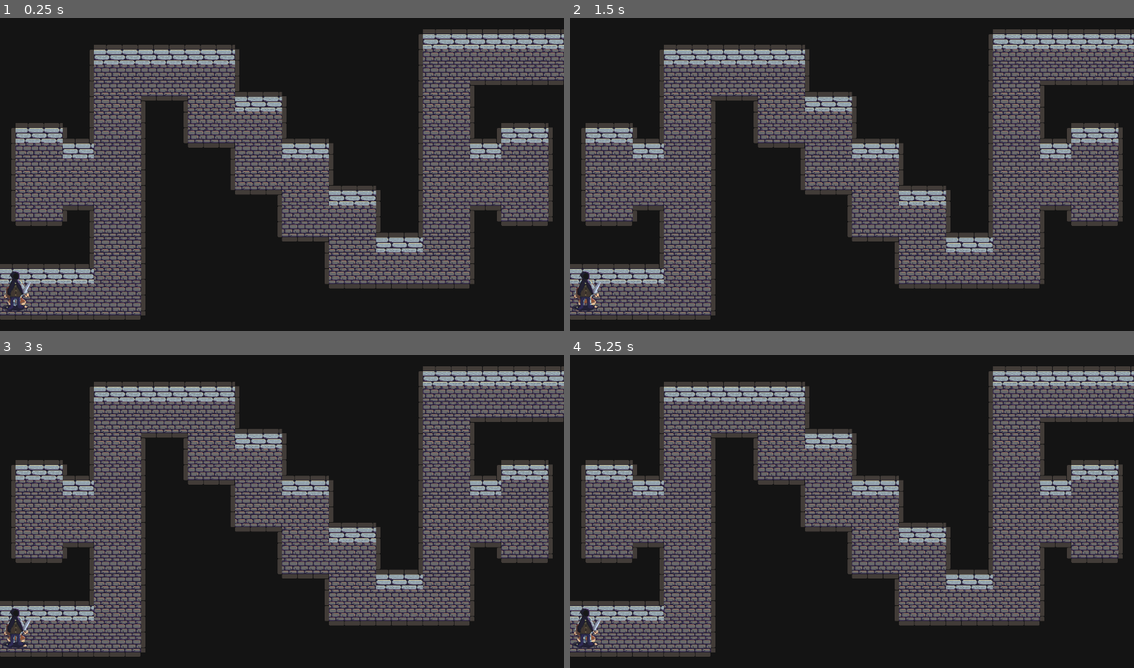
Above: before the commit, frames 1-4 (two rows, left to right).
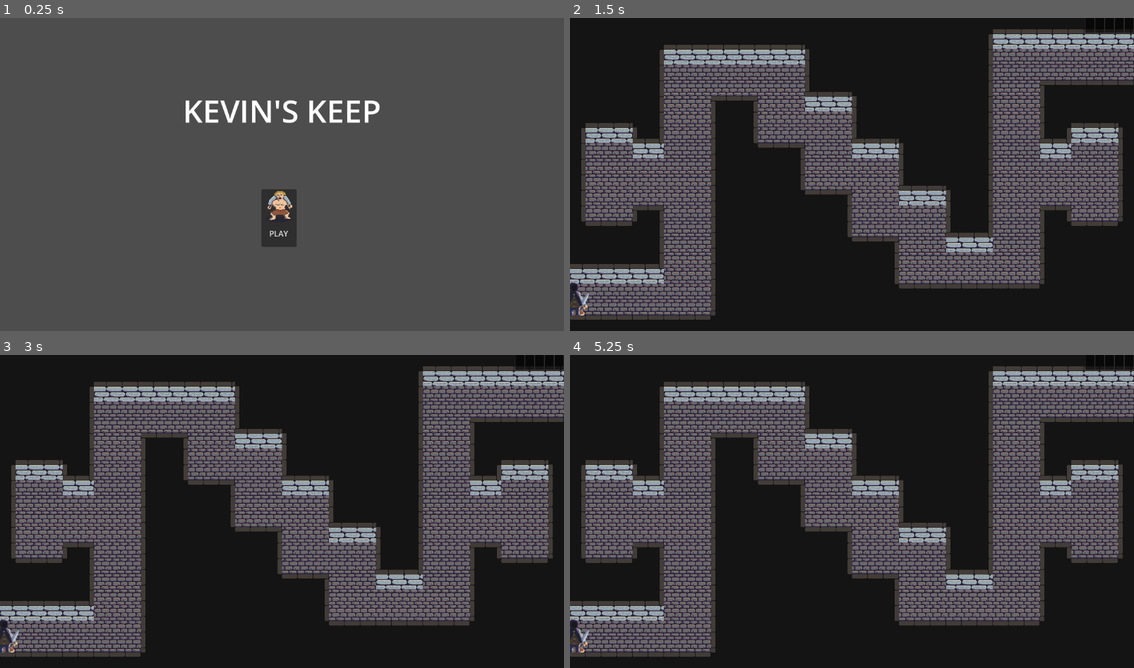
Above: after the commit, the same moments.

Repository: rpgboyari/GMTKGameJam2023
Game: Godot game, scene res://Title_Screen.tscn
The game is run twice, just before and just after one commit, with the same random seed, the same clock (stepped at 60 frames per second) and the same inputs. Before the commit the project starts from res://main.tscn. Sound files missing from this copy of the repository are replaced by a short silence.
Inputs (mouse positions are in pixels of both pictures, inside the frame that each line leads up to):
- Up to frame 1 (0.25 s): no input
- Up to frame 2 (1.5 s): click (846, 218) at 0.5 s, where only the run after the commit has a clickable "PLAY"; tap Enter (ui_accept) at 1.25 s; hold Right (ui_right) from 1.28 s (still down)
- Up to frame 3 (3 s): tap Enter (ui_accept) at 1.52, 2, 2.27, 2.75 s; release Right (ui_right) at 2.78 s; hold Left (ui_left) from 2.78 s (still down)
- Up to frame 4 (5.25 s): tap Enter (ui_accept) at 3.5, 3.77, 4.25, 4.52, 5 s; release Left (ui_left) at 3.53 s; hold Right (ui_right) 3.53-5.03 s; hold Left (ui_left) from 5.03 s (still down)

The runs differ from the first frame. In frame 1, 88% of the frame differs, in the area x 0-100%, y 0-100%; in frame 2, 0.5%; in frame 3, 0.5%; in frame 4, 0.5%.

Commit message:
stuff

Diff:
--- a/Scenes/Heroes/Archer.tscn
+++ b/Scenes/Heroes/Archer.tscn
@@ -1,12 +1,68 @@
-[gd_scene load_steps=2 format=3 uid="uid://dvauy3vkyqs2u"]
+[gd_scene load_steps=8 format=3 uid="uid://dvauy3vkyqs2u"]
 
 [ext_resource type="Script" path="res://Scripts/Heroes/Archer.gd" id="1_kl6mf"]
+[ext_resource type="Texture2D" uid="uid://bvt2wfr5nuyr4" path="res://Sprites/barbarianfront.png" id="2_f73in"]
+
+[sub_resource type="AtlasTexture" id="AtlasTexture_8ri43"]
+atlas = ExtResource("2_f73in")
+region = Rect2(0, 0, 64, 64)
+
+[sub_resource type="AtlasTexture" id="AtlasTexture_0t5w3"]
+atlas = ExtResource("2_f73in")
+region = Rect2(0, 0, 64, 64)
+
+[sub_resource type="AtlasTexture" id="AtlasTexture_ckjiv"]
+atlas = ExtResource("2_f73in")
+region = Rect2(0, 0, 64, 64)
+
+[sub_resource type="SpriteFrames" id="SpriteFrames_3qgrh"]
+animations = [{
+"frames": [{
+"duration": 1.0,
+"texture": SubResource("AtlasTexture_8ri43")
+}],
+"loop": true,
+"name": &"attacking",
+"speed": 5.0
+}, {
+"frames": [{
+"duration": 1.0,
+"texture": SubResource("AtlasTexture_0t5w3")
+}],
+"loop": true,
+"name": &"idle",
+"speed": 5.0
+}, {
+"frames": [{
+"duration": 1.0,
+"texture": SubResource("AtlasTexture_ckjiv")
+}],
+"loop": true,
+"name": &"walking",
+"speed": 5.0
+}]
+
+[sub_resource type="CapsuleShape2D" id="CapsuleShape2D_iamyp"]
+radius = 9.00986
+height = 58.0
 
 [node name="Archer" type="CharacterBody2D"]
+collision_mask = 2
 script = ExtResource("1_kl6mf")
+group_offset = Vector2(-30, -30)
+max_hp = 10
+damage = 1
+attack_time = 1.0
+walk_speed = 100
+is_ranged = true
 
 [node name="AnimatedSprite2D" type="AnimatedSprite2D" parent="."]
+position = Vector2(0, -24)
+sprite_frames = SubResource("SpriteFrames_3qgrh")
+animation = &"walking"
 
 [node name="CollisionShape2D" type="CollisionShape2D" parent="."]
+rotation = -1.56045
+shape = SubResource("CapsuleShape2D_iamyp")
 
 [node name="NavigationAgent2D" type="NavigationAgent2D" parent="."]
--- a/Scenes/Heroes/Barbarian.tscn
+++ b/Scenes/Heroes/Barbarian.tscn
@@ -1,7 +1,16 @@
-[gd_scene load_steps=17 format=3 uid="uid://b1oh4peeh0w7g"]
+[gd_scene load_steps=20 format=3 uid="uid://b1oh4peeh0w7g"]
 
 [ext_resource type="Script" path="res://Scripts/Heroes/Barbarian.gd" id="1_lgt8c"]
 [ext_resource type="Texture2D" uid="uid://cr5x2gprww0q1" path="res://Sprites/barbarianfront-Sheet.png" id="2_1mmdp"]
+[ext_resource type="Texture2D" uid="uid://bvt2wfr5nuyr4" path="res://Sprites/barbarianfront.png" id="2_be3ny"]
+
+[sub_resource type="AtlasTexture" id="AtlasTexture_b0owq"]
+atlas = ExtResource("2_be3ny")
+region = Rect2(0, 0, 64, 64)
+
+[sub_resource type="AtlasTexture" id="AtlasTexture_i7pms"]
+atlas = ExtResource("2_be3ny")
+region = Rect2(0, 0, 64, 64)
 
 [sub_resource type="AtlasTexture" id="AtlasTexture_wtjg2"]
 atlas = ExtResource("2_1mmdp")
@@ -55,6 +64,22 @@
 animations = [{
 "frames": [{
 "duration": 1.0,
+"texture": SubResource("AtlasTexture_b0owq")
+}],
+"loop": true,
+"name": &"attacking",
+"speed": 5.0
+}, {
+"frames": [{
+"duration": 1.0,
+"texture": SubResource("AtlasTexture_i7pms")
+}],
+"loop": true,
+"name": &"idle",
+"speed": 5.0
+}, {
+"frames": [{
+"duration": 1.0,
 "texture": SubResource("AtlasTexture_wtjg2")
 }, {
 "duration": 1.0,
@@ -92,7 +117,7 @@
 }],
 "loop": true,
 "name": &"walking",
-"speed": 30.0
+"speed": 15.0
 }]
 
 [sub_resource type="CapsuleShape2D" id="CapsuleShape2D_pblec"]
@@ -100,17 +125,22 @@
 height = 60.0312
 
 [node name="Barbarian" type="CharacterBody2D"]
+collision_mask = 2
 script = ExtResource("1_lgt8c")
+group_offset = Vector2(25, -20)
+max_hp = 14
+damage = 1
+attack_time = 1.0
+walk_speed = 100
 
 [node name="AnimatedSprite2D" type="AnimatedSprite2D" parent="."]
 position = Vector2(0, -25)
 sprite_frames = SubResource("SpriteFrames_ovahl")
 animation = &"walking"
-autoplay = "walking"
+autoplay = "idle"
 
 [node name="CollisionShape2D" type="CollisionShape2D" parent="."]
 rotation = -1.54593
 shape = SubResource("CapsuleShape2D_pblec")
 
 [node name="NavigationAgent2D" type="NavigationAgent2D" parent="."]
-avoidance_enabled = true
--- a/Scenes/Heroes/Knight.tscn
+++ b/Scenes/Heroes/Knight.tscn
@@ -1,6 +1,16 @@
-[gd_scene load_steps=11 format=3 uid="uid://cyav7cb3i21f4"]
+[gd_scene load_steps=15 format=3 uid="uid://cyav7cb3i21f4"]
 
 [ext_resource type="Texture2D" uid="uid://cjq1iss3kdayd" path="res://Sprites/kinght-Sheet.png" id="1_i68cb"]
+[ext_resource type="Script" path="res://Scripts/Heroes/Knight.gd" id="1_ul2h0"]
+[ext_resource type="Texture2D" uid="uid://cntdsa38nqpjq" path="res://Sprites/kinght.png" id="2_x781w"]
+
+[sub_resource type="AtlasTexture" id="AtlasTexture_ebdv6"]
+atlas = ExtResource("2_x781w")
+region = Rect2(0, 0, 64, 64)
+
+[sub_resource type="AtlasTexture" id="AtlasTexture_7dmsu"]
+atlas = ExtResource("2_x781w")
+region = Rect2(0, 0, 64, 64)
 
 [sub_resource type="AtlasTexture" id="AtlasTexture_alpb3"]
 atlas = ExtResource("1_i68cb")
@@ -34,6 +44,22 @@
 animations = [{
 "frames": [{
 "duration": 1.0,
+"texture": SubResource("AtlasTexture_ebdv6")
+}],
+"loop": true,
+"name": &"attacking",
+"speed": 5.0
+}, {
+"frames": [{
+"duration": 1.0,
+"texture": SubResource("AtlasTexture_7dmsu")
+}],
+"loop": true,
+"name": &"idle",
+"speed": 5.0
+}, {
+"frames": [{
+"duration": 1.0,
 "texture": SubResource("AtlasTexture_alpb3")
 }, {
 "duration": 1.0,
@@ -56,7 +82,7 @@
 }],
 "loop": true,
 "name": &"walking",
-"speed": 8.0
+"speed": 5.0
 }]
 
 [sub_resource type="CapsuleShape2D" id="CapsuleShape2D_nbtgq"]
@@ -64,12 +90,20 @@
 height = 41.9135
 
 [node name="Knight" type="CharacterBody2D"]
+collision_mask = 2
+script = ExtResource("1_ul2h0")
+damage_negation = 1
+group_offset = Vector2(25, 20)
+max_hp = 10
+damage = 2
+attack_time = 1.0
+walk_speed = 80
 
 [node name="AnimatedSprite2D" type="AnimatedSprite2D" parent="."]
 position = Vector2(-1, -26)
 sprite_frames = SubResource("SpriteFrames_swdet")
 animation = &"walking"
-autoplay = "walking"
+autoplay = "idle"
 
 [node name="CollisionShape2D" type="CollisionShape2D" parent="."]
 position = Vector2(0, -3.8147e-06)
@@ -77,4 +111,3 @@
 shape = SubResource("CapsuleShape2D_nbtgq")
 
 [node name="NavigationAgent2D" type="NavigationAgent2D" parent="."]
-avoidance_enabled = true
--- a/Scenes/Heroes/Party.tscn
+++ b/Scenes/Heroes/Party.tscn
@@ -8,6 +8,9 @@
 
 [node name="Party" type="PathFollow2D"]
 script = ExtResource("1_5ydpr")
+max_hp = 20
+max_potions = 6
+group_travel_speed = 100
 
 [node name="Archer" parent="." instance=ExtResource("2_jjydw")]
 
@@ -16,3 +19,16 @@
 [node name="Knight" parent="." instance=ExtResource("4_3ay6j")]
 
 [node name="Rogue" parent="." instance=ExtResource("6_nbd3i")]
+
+[connection signal="damaged" from="Archer" to="." method="_on_archer_damaged"]
+[connection signal="destination_reached" from="Archer" to="." method="_on_archer_destination_reached"]
+[connection signal="no_enemies_detected" from="Archer" to="." method="_on_archer_no_enemies_detected"]
+[connection signal="damaged" from="Barbarian" to="." method="_on_barbarian_damaged"]
+[connection signal="destination_reached" from="Barbarian" to="." method="_on_barbarian_destination_reached"]
+[connection signal="no_enemies_detected" from="Barbarian" to="." method="_on_barbarian_no_enemies_detected"]
+[connection signal="damaged" from="Knight" to="." method="_on_knight_damaged"]
+[connection signal="destination_reached" from="Knight" to="." method="_on_knight_destination_reached"]
+[connection signal="no_enemies_detected" from="Knight" to="." method="_on_knight_no_enemies_detected"]
+[connection signal="damaged" from="Rogue" to="." method="_on_rogue_damaged"]
+[connection signal="destination_reached" from="Rogue" to="." method="_on_rogue_destination_reached"]
+[connection signal="no_enemies_detected" from="Rogue" to="." method="_on_rogue_no_enemies_detected"]
--- a/Scenes/Heroes/Rogue.tscn
+++ b/Scenes/Heroes/Rogue.tscn
@@ -1,19 +1,108 @@
-[gd_scene load_steps=5 format=3 uid="uid://dkxru42b4ie05"]
+[gd_scene load_steps=18 format=3 uid="uid://dkxru42b4ie05"]
 
 [ext_resource type="Texture2D" uid="uid://r68c6vueq7yg" path="res://Sprites/rouge.png" id="1_16kpc"]
+[ext_resource type="Script" path="res://Scripts/Heroes/Rogue.gd" id="1_g1vu1"]
+[ext_resource type="Texture2D" uid="uid://cn1mvxhrlmxlq" path="res://Sprites/rouge-Sheet.png" id="3_wqpab"]
+
+[sub_resource type="AtlasTexture" id="AtlasTexture_16rfs"]
+atlas = ExtResource("1_16kpc")
+region = Rect2(0, 0, 64, 80)
 
 [sub_resource type="AtlasTexture" id="AtlasTexture_qburc"]
 atlas = ExtResource("1_16kpc")
 region = Rect2(0, 0, 64, 80)
 
+[sub_resource type="AtlasTexture" id="AtlasTexture_k15qi"]
+atlas = ExtResource("3_wqpab")
+region = Rect2(0, 0, 70, 90)
+
+[sub_resource type="AtlasTexture" id="AtlasTexture_4ncd7"]
+atlas = ExtResource("3_wqpab")
+region = Rect2(70, 0, 70, 90)
+
+[sub_resource type="AtlasTexture" id="AtlasTexture_oavn0"]
+atlas = ExtResource("3_wqpab")
+region = Rect2(140, 0, 70, 90)
+
+[sub_resource type="AtlasTexture" id="AtlasTexture_v1nlf"]
+atlas = ExtResource("3_wqpab")
+region = Rect2(210, 0, 70, 90)
+
+[sub_resource type="AtlasTexture" id="AtlasTexture_ktjfp"]
+atlas = ExtResource("3_wqpab")
+region = Rect2(280, 0, 70, 90)
+
+[sub_resource type="AtlasTexture" id="AtlasTexture_8gumo"]
+atlas = ExtResource("3_wqpab")
+region = Rect2(350, 0, 70, 90)
+
+[sub_resource type="AtlasTexture" id="AtlasTexture_j74fv"]
+atlas = ExtResource("3_wqpab")
+region = Rect2(420, 0, 70, 90)
+
+[sub_resource type="AtlasTexture" id="AtlasTexture_bxwhs"]
+atlas = ExtResource("3_wqpab")
+region = Rect2(490, 0, 70, 90)
+
+[sub_resource type="AtlasTexture" id="AtlasTexture_ch4vj"]
+atlas = ExtResource("3_wqpab")
+region = Rect2(560, 0, 70, 90)
+
+[sub_resource type="AtlasTexture" id="AtlasTexture_a4mkr"]
+atlas = ExtResource("3_wqpab")
+region = Rect2(630, 0, 70, 90)
+
 [sub_resource type="SpriteFrames" id="SpriteFrames_ue3ow"]
 animations = [{
+"frames": [{
+"duration": 1.0,
+"texture": SubResource("AtlasTexture_16rfs")
+}],
+"loop": true,
+"name": &"attacking",
+"speed": 5.0
+}, {
 "frames": [{
 "duration": 1.0,
 "texture": SubResource("AtlasTexture_qburc")
 }],
 "loop": true,
-"name": &"default",
+"name": &"idle",
+"speed": 5.0
+}, {
+"frames": [{
+"duration": 1.0,
+"texture": SubResource("AtlasTexture_k15qi")
+}, {
+"duration": 1.0,
+"texture": SubResource("AtlasTexture_4ncd7")
+}, {
+"duration": 1.0,
+"texture": SubResource("AtlasTexture_oavn0")
+}, {
+"duration": 1.0,
+"texture": SubResource("AtlasTexture_v1nlf")
+}, {
+"duration": 1.0,
+"texture": SubResource("AtlasTexture_ktjfp")
+}, {
+"duration": 1.0,
+"texture": SubResource("AtlasTexture_8gumo")
+}, {
+"duration": 1.0,
+"texture": SubResource("AtlasTexture_j74fv")
+}, {
+"duration": 1.0,
+"texture": SubResource("AtlasTexture_bxwhs")
+}, {
+"duration": 1.0,
+"texture": SubResource("AtlasTexture_ch4vj")
+}, {
+"duration": 1.0,
+"texture": SubResource("AtlasTexture_a4mkr")
+}],
+"loop": true,
+"name": &"walking",
 "speed": 5.0
 }]
 
@@ -22,11 +111,19 @@
 height = 42.0469
 
 [node name="Rogue" type="CharacterBody2D"]
+collision_mask = 2
+script = ExtResource("1_g1vu1")
+group_offset = Vector2(-25, 20)
+max_hp = 8
+damage = 3
+attack_time = 1.0
+walk_speed = 110
 
 [node name="AnimatedSprite2D" type="AnimatedSprite2D" parent="."]
 position = Vector2(0, -34)
 sprite_frames = SubResource("SpriteFrames_ue3ow")
-autoplay = "default"
+animation = &"idle"
+autoplay = "idle"
 
 [node name="CollisionShape2D" type="CollisionShape2D" parent="."]
 rotation = -1.62416
--- a/Scripts/AI_Entity.gd
+++ b/Scripts/AI_Entity.gd
@@ -1,13 +1,50 @@
 class_name AI_Entity extends Entity
 
 signal no_enemies_detected()
+signal destination_reached()
 
-@onready var navigation_agent = $NavigationAgent2D
+@onready var navigation_agent: NavigationAgent2D = $NavigationAgent2D
+
+@export var group_top: bool
+@export var group_right: bool
+var group_offset: Vector2
 
 var long_term_state
 
 var nearby_enemies = []
 var target
+var destination
+
+func _ready():
+	var group_offset_x = 30 if group_right else -30
+	var group_offset_y = -30 if group_top else 30
+	group_offset = group_offset_x * Vector2.RIGHT + group_offset_y * Vector2.DOWN
+	navigation_agent.velocity_computed.connect(Callable(_on_velocity_computed))
+	print_debug(str(self) + " connected to nav agent velocity_computed")
+
+func _physics_process(delta):
+	if immediate_state == INDIVIDUAL_BEHAVIOR_STATE.FIGHTING: # entity is mid attack
+		return
+
+	if long_term_state == INDIVIDUAL_BEHAVIOR_STATE.WALKING:
+		if navigation_agent.is_navigation_finished():
+			print_debug(str(self) + " navigation complete at " + str(global_position))
+			start_idling()
+			emit_signal("destination_reached")
+			return
+		var next_path_position = navigation_agent.get_next_path_position()
+		print_debug(str(self) + " next path position " + str(next_path_position))
+		var move_velocity = next_path_position - global_position
+		move_velocity = move_velocity.normalized() * walk_speed
+		if navigation_agent.avoidance_enabled:
+			#print_debug("setting navigation agent velocity to " + str(move_velocity))
+			navigation_agent.set_velocity(move_velocity)
+		else:
+			_on_velocity_computed(move_velocity)
+	if long_term_state == INDIVIDUAL_BEHAVIOR_STATE.FIGHTING:
+		pass
+	if long_term_state == INDIVIDUAL_BEHAVIOR_STATE.IDLE:
+		pass
 
 func enemy_value(enemy): #returns how valuable of a target 'enemy' would be, lower is better
 	assert(false)
@@ -30,11 +67,21 @@
 		target = best_enemies.pick_random()
 
 func start_walking(point):
+	print_debug(str(self) + " started walking towards " + str(point))
+	navigation_agent.target_position = point
+	print_debug(str(self) + " navigating target of " + str(navigation_agent.target_position))
 	long_term_state = INDIVIDUAL_BEHAVIOR_STATE.WALKING
 	animator.play("walking")
 func start_fighting():
+	print_debug(str(self) + " started fighting")
 	long_term_state = INDIVIDUAL_BEHAVIOR_STATE.FIGHTING
 	find_target()
 func start_idling():
+	print_debug(str(self) + " started idling")
 	long_term_state = INDIVIDUAL_BEHAVIOR_STATE.IDLE
-	animator.stop()
+	animator.play("idle")
+
+func _on_velocity_computed(safe_velocity):
+	#print_debug("safe velocity computed")
+	velocity = safe_velocity
+	move_and_slide()
--- /dev/null
+++ b/Scripts/AudioStreamPlayer.gd
@@ -0,0 +1,10 @@
+extends AudioStreamPlayer
+
+func _on_finished():
+	play()
+
+func _on_tab_bar_tab_changed(tab):
+	if tab == 4:
+		self.volume_db = -80
+	else:
+		self.volume_db = 0 - tab * 5
--- a/Scripts/Entity.gd
+++ b/Scripts/Entity.gd
@@ -4,7 +4,7 @@
 
 enum INDIVIDUAL_BEHAVIOR_STATE {WALKING, FIGHTING, IDLE}
 
-@onready var animator = $AnimatedSprite2D
+@onready var animator: AnimatedSprite2D = $AnimatedSprite2D
 #@onready var weapon = $Weapon
 
 @export var max_hp: int
@@ -13,13 +13,20 @@
 @export var walk_speed: int
 @export var is_ranged: bool
 
-var immediate_state
+var immediate_state: INDIVIDUAL_BEHAVIOR_STATE
 
-var invincible = false
+var individual = false
 var hp = max_hp
 
+func attack(direction):
+	immediate_state = INDIVIDUAL_BEHAVIOR_STATE.FIGHTING
+	animator.play("attacking")
+	#weapon.attack(direction)
+	await get_tree().create_timer(attack_time).timeout
+	animator.stop()
+	immediate_state = INDIVIDUAL_BEHAVIOR_STATE.IDLE
 
 func take_damage(damage):
-	if !invincible:
+	if individual:
 		hp -= damage
 	damaged.emit(damage)
--- a/Scripts/Heroes/Archer.gd
+++ b/Scripts/Heroes/Archer.gd
@@ -1,6 +1,7 @@
 extends AI_Entity
 
 func _ready():
+	super()
 	Globals.heroes["archer"] = self
 
 func enemy_value(enemy): # targets the lowest hp enemy
--- a/Scripts/Heroes/Barbarian.gd
+++ b/Scripts/Heroes/Barbarian.gd
@@ -1,6 +1,7 @@
 extends AI_Entity
 
 func _ready():
+	super()
 	Globals.heroes["barbarian"] = self
 
 func enemy_value(enemy): # targets the closest enemy
--- /dev/null
+++ b/Scripts/Heroes/Hero_Entity.gd
@@ -0,0 +1 @@
+extends AI_Entity
--- a/Scripts/Heroes/Knight.gd
+++ b/Scripts/Heroes/Knight.gd
@@ -3,6 +3,7 @@
 @export var damage_negation: int
 
 func _ready():
+	super()
 	Globals.heroes["knight"] = self
 
 func enemy_value(enemy): # targets the deadliest enemy
--- a/Scripts/Heroes/Party.gd
+++ b/Scripts/Heroes/Party.gd
@@ -1,15 +1,35 @@
 extends PathFollow2D
 
-enum GROUP_BEHAVIOR_STATE {WALKING, FIGHTING, LOOTING, GROUPING}
+signal all_done_walking()
+
+enum GROUP_BEHAVIOR_STATE {WALKING, FIGHTING, IDLE, LOOTING, GROUPING}
 var behavior_state
 
 @export var max_hp: int
 var hp = max_hp
 @export var max_potions: int
 var potions = max_potions
+@export var group_travel_speed: int
 
 @onready var party = {"archer":$Archer, "barbarian":$Barbarian,
 		"knight":$Knight, "rogue":$Rogue}
+
+var walking_progress = 0
+
+func _ready():
+	progress = 0.0
+	start_walking()
+	#call_deferred("party_setup")
+
+func _physics_process(delta):
+	if behavior_state == GROUP_BEHAVIOR_STATE.WALKING:
+		progress += group_travel_speed * delta
+
+#func party_setup():
+	#await get_tree().physics_frame
+	#progress = 0.0
+
+
 
 func enemy_spotted():
 	if behavior_state == GROUP_BEHAVIOR_STATE.FIGHTING:
@@ -19,13 +39,24 @@
 	else:
 		start_fighting()
 
-func start_grouping(point):
-	if !point:
-		point = (party.archer.position + party.barbarian.position
-				+ party.knight.position + party.rogue.position) / 4
+func start_walking():
+	await start_grouping(global_position)
+	behavior_state = GROUP_BEHAVIOR_STATE.WALKING
+	for key in party:
+		party[key].start_idling()
+		party[key].animator.play("walking")
+
+func start_grouping(point = (party.archer.position + party.barbarian.position
+				+ party.knight.position + party.rogue.position) / 4):
+	print_debug("grouping at " + str(point))
+	walking_progress = 0
 	behavior_state = GROUP_BEHAVIOR_STATE.GROUPING
 	for key in party:
-		party[key].start_walking(point)
+		print_debug(str(party[key]) + " grouping at " + str(point + party[key].group_offset))
+		party[key].start_walking(point + party[key].group_offset)
+
+	await all_done_walking
+	behavior_state = GROUP_BEHAVIOR_STATE.IDLE
 
 func start_fighting():
 	behavior_state = GROUP_BEHAVIOR_STATE.FIGHTING
@@ -51,6 +82,12 @@
 	elif (behavior_state == GROUP_BEHAVIOR_STATE.LOOTING):
 		pass
 
+func party_member_done_walking():
+	walking_progress += 1
+	print_debug(str(walking_progress) + " party members done walking")
+	if walking_progress > 3:
+		emit_signal("all_done_grouping")
+
 func _on_archer_damaged(damage):
 	group_damaged(damage)
 func _on_barbarian_damaged(damage):
@@ -68,3 +105,12 @@
 	no_enemies_detected()
 func _on_rogue_no_enemies_detected():
 	no_enemies_detected()
+
+func _on_archer_destination_reached():
+	party_member_done_walking()
+func _on_barbarian_destination_reached():
+	party_member_done_walking()
+func _on_knight_destination_reached():
+	party_member_done_walking()
+func _on_rogue_destination_reached():
+	party_member_done_walking()
--- a/Scripts/Heroes/Rogue.gd
+++ b/Scripts/Heroes/Rogue.gd
@@ -1,6 +1,7 @@
 extends AI_Entity
 
 func _ready():
+	super()
 	Globals.heroes["rogue"] = self
 
 func start_looting():
--- /dev/null
+++ b/Scripts/Start_Game.gd
@@ -0,0 +1,4 @@
+extends Button
+
+func _on_pressed():
+	get_tree().change_scene_to_file("res://main.tscn")
--- /dev/null
+++ b/Title_Screen.tscn
@@ -0,0 +1,56 @@
+[gd_scene load_steps=6 format=3 uid="uid://buitbcc0yhuot"]
+
+[ext_resource type="AudioStream" uid="uid://bhpmk6jowumb7" path="res://Music/Title_Theme.mp3" id="1_8fx0x"]
+[ext_resource type="Script" path="res://Scripts/AudioStreamPlayer.gd" id="2_kraer"]
+[ext_resource type="Texture2D" uid="uid://bvt2wfr5nuyr4" path="res://Sprites/barbarianfront.png" id="3_1s2lv"]
+[ext_resource type="Script" path="res://Scripts/Start_Game.gd" id="4_v1tyb"]
+
+[sub_resource type="LabelSettings" id="LabelSettings_rnpeu"]
+font_size = 64
+
+[node name="Control" type="Control"]
+layout_mode = 3
+anchors_preset = 15
+anchor_right = 1.0
+anchor_bottom = 1.0
+grow_horizontal = 2
+grow_vertical = 2
+
+[node name="AudioStreamPlayer" type="AudioStreamPlayer" parent="."]
+stream = ExtResource("1_8fx0x")
+autoplay = true
+script = ExtResource("2_kraer")
+
+[node name="Label" type="Label" parent="."]
+layout_mode = 1
+anchors_preset = -1
+anchor_top = 0.186
+anchor_right = 1.0
+anchor_bottom = 0.296
+offset_top = -0.0400009
+offset_bottom = 70.56
+grow_horizontal = 2
+text = "KEVIN'S KEEP"
+label_settings = SubResource("LabelSettings_rnpeu")
+horizontal_alignment = 1
+vertical_alignment = 1
+uppercase = true
+
+[node name="Button" type="Button" parent="."]
+layout_mode = 1
+anchors_preset = -1
+anchor_left = 0.495
+anchor_top = 0.639
+anchor_right = 0.495
+anchor_bottom = 0.639
+offset_left = -36.2401
+offset_top = -58.96
+offset_right = -28.2401
+offset_bottom = -50.96
+text = "PLAY"
+icon = ExtResource("3_1s2lv")
+icon_alignment = 1
+vertical_icon_alignment = 0
+script = ExtResource("4_v1tyb")
+
+[connection signal="pressed" from="Button" to="Button" method="_on_pressed"]
--- a/main.tscn
+++ b/main.tscn
@@ -1,14 +1,15 @@
-[gd_scene load_steps=7 format=3 uid="uid://dgwxwos27qi07"]
+[gd_scene load_steps=8 format=3 uid="uid://dgwxwos27qi07"]
 
 [ext_resource type="Script" path="res://Scripts/Main.gd" id="1_7cpnr"]
 [ext_resource type="TileSet" uid="uid://bdydbnji6i4tq" path="res://Resources/keep_tileset.tres" id="1_ffqww"]
+[ext_resource type="Script" path="res://Scripts/AudioStreamPlayer.gd" id="4_2y41w"]
 [ext_resource type="PackedScene" uid="uid://klbbqwbyny2e" path="res://Scenes/Heroes/Party.tscn" id="4_2687l"]
 [ext_resource type="AudioStream" uid="uid://m0ekt4i07dwu" path="res://Music/Dungeon Theme.wav" id="4_hwguf"]
 
 [sub_resource type="NavigationPolygon" id="NavigationPolygon_urm8s"]
-vertices = PackedVector2Array(272, 624, 16, 624, 16, 560, 208, 560, 272, 176, 208, 400, 112 …(380 unchanged characters)…
+vertices = PackedVector2Array(272, 624, 0, 624, 0, 560, 208, 560, 272, 176, 208, 400, 112 …(380 unchanged characters)…
 polygons = Array[PackedInt32Array]([PackedInt32Array(0, 1, 2, 3), PackedInt32Array(4, 0, 3, 5), PackedInt32Array(6, 7,  …(714 unchanged characters)…
-outlines = Array[PackedVector2Array]([PackedVector2Array(16, 624, 16, 560, 208, 560, 208, 400, 112, 400, 112 …(392 unchanged characters)…
+outlines = Array[PackedVector2Array]([PackedVector2Array(0, 624, 0, 560, 208, 560, 208, 400, 112, 400, 112 …(392 unchanged characters)…
 
 [sub_resource type="Curve2D" id="Curve2D_dssne"]
 _data = {
@@ -29,6 +30,7 @@
 [node name="AudioStreamPlayer" type="AudioStreamPlayer" parent="."]
 stream = ExtResource("4_hwguf")
 autoplay = true
+script = ExtResource("4_2y41w")
 
 [node name="NavigationRegion2D" type="NavigationRegion2D" parent="."]
 navigation_polygon = SubResource("NavigationPolygon_urm8s")
@@ -38,3 +40,23 @@
 
 [node name="Party" parent="Path2D" instance=ExtResource("4_2687l")]
 position = Vector2(32, 592)
+rotates = false
+
+[node name="TabBar" type="TabBar" parent="."]
+offset_left = 1152.0
+offset_right = 1252.0
+offset_bottom = 30.0
+scale = Vector2(-1, 1)
+tab_alignment = 1
+scrolling_enabled = false
+drag_to_rearrange_enabled = true
+scroll_to_selected = false
+tab_count = 5
+tab_0/title = ""
+tab_1/title = ""
+tab_2/title = ""
+tab_3/title = ""
+tab_4/title = ""
+
+[connection signal="finished" from="AudioStreamPlayer" to="AudioStreamPlayer" method="_on_finished"]
+[connection signal="tab_changed" from="TabBar" to="AudioStreamPlayer" method="_on_tab_bar_tab_changed"]
--- a/project.godot
+++ b/project.godot
@@ -11,7 +11,7 @@
 [application]
 
 config/name="GMTKGameJam2023"
-run/main_scene="res://main.tscn"
+run/main_scene="res://Title_Screen.tscn"
 config/features=PackedStringArray("4.1", "GL Compatibility")
 config/icon="res://icon.svg"
 
Not shown, added: Music/Title_Theme.mp3.import
Binary file added: Sprites/rouge-Sheet.png
Not shown, added: Sprites/rouge-Sheet.png.import
Not shown, added: Music/Title_Theme.mp3
